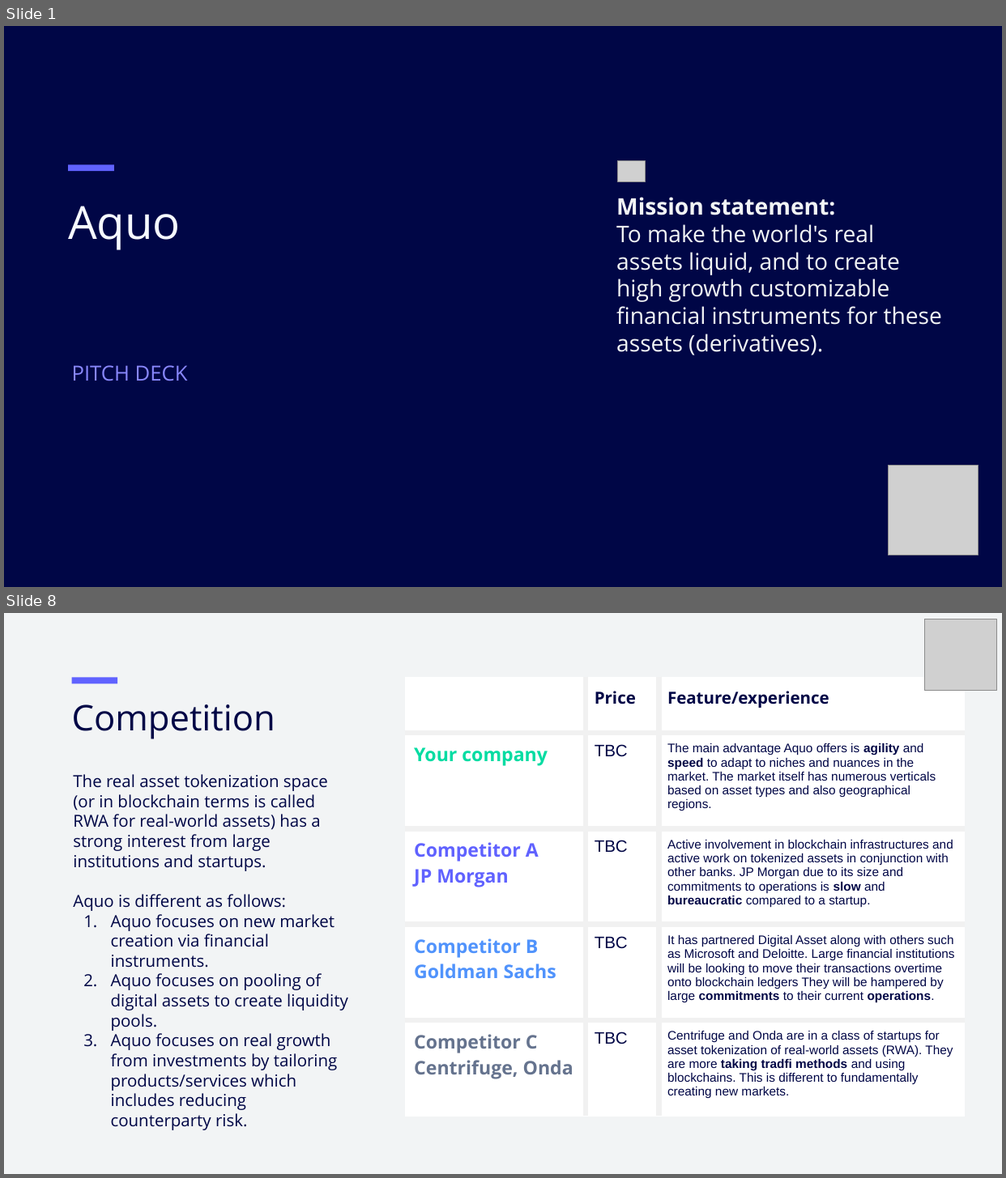
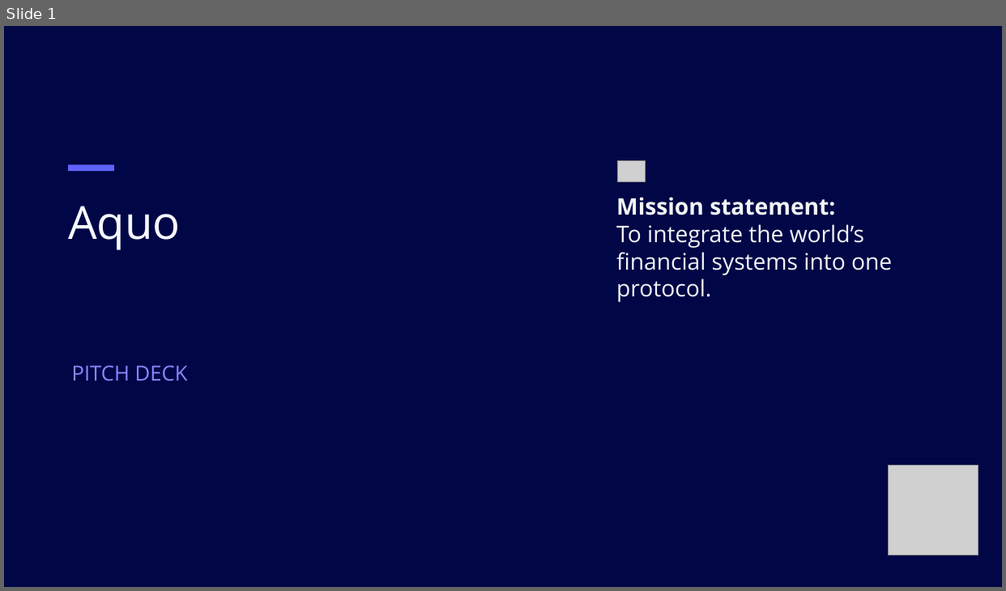
Before and after one commit to cryptotrader2023/aquo, a slide deck: public/aquopitchdeck.pptx. Shown one above the other, each under a label of ours: slides 1 and 8 before the commit, slide 1 after it; the slides between them are not shown. The pictures are 1006x1178 and 1006x591 pixels, drawn with LibreOffice and Linux fonts; fonts in the diff are those of the drawing; grey boxes stand for pictures. Boxes give left, top, right and bottom in pixels: in the first picture for what was removed or moved away, otherwise in the second. Text is boxed around its words. In the diff, an @@ line names an element or a change of style, - is before the commit and + after.

```diff
--- a/public/aquopitchdeck.pptx
+++ b/public/aquopitchdeck.pptx
@@ slide 8 removed at (4, 613, 1002, 1174), background #F2F4F5 @@
@@ picture removed at (925, 619, 997, 691) @@
@@ rectangle removed at (71, 677, 117, 684) @@
@@ table removed at (405, 677, 965, 1101), 5 rows, 3 columns @@
- | Price | Feature/experience
-Your company | TBC | The main advantage Aquo offers is agility and speed to adapt to niches and nuances in the market. The market itself has numerous verticals based on asset types and also geographical regions.
-Competitor A / JP Morgan | TBC | Active involvement in blockchain infrastructures and active work on tokenized assets in conjunction with other banks. JP Morgan due to its size and commitments to operations is slow and bureaucratic compared to a startup.
-Competitor B / Goldman Sachs | TBC | It has partnered Digital Asset along with others such as Microsoft and Deloitte. Large financial institutions will be looking to move their transactions overtime onto blockchain ledgers They will be hampered by large commitments to their current operations.
-Competitor C / Centrifuge, Onda | TBC | Centrifuge and Onda are in a class of startups for asset tokenization of real-world assets (RWA). They are more taking tradfi methods and using blockchains. This is different to fundamentally creating new markets.
@@ text removed at (72, 705, 275, 739) @@
-Competition
@@ text removed at (73, 774, 348, 1131) @@
-The real asset tokenization space (or in blockchain terms is called RWA for real-world assets) has a strong interest from large institutions and startups.
-Aquo is different as follows:
-1. Aquo focuses on new market creation via financial instruments.
-2. Aquo focuses on pooling of digital assets to create liquidity pools.
-3. Aquo focuses on real growth from investments by tailoring products/services which includes reducing counterparty risk.
@@ slide 1 changed as well @@
@@ text at (616, 197, 892, 302): text changed @@
-Mission statement:
-To make the world's real assets liquid, and to create high growth customizable financial instruments for these assets (derivatives).
+Mission statement:
+To integrate the world’s financial systems into one protocol.
```
Also in this commit, not shown: 6 other slides changed, 5 slides added, 4 other slides removed, 32 other files.
